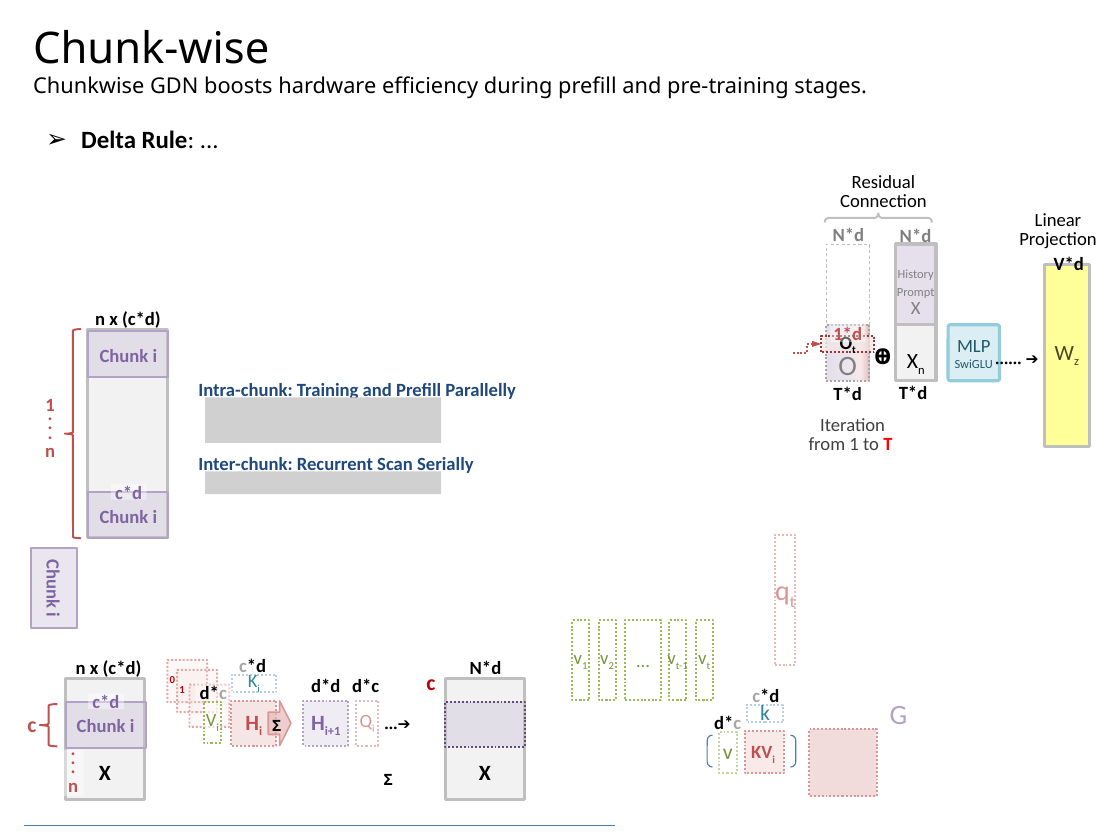
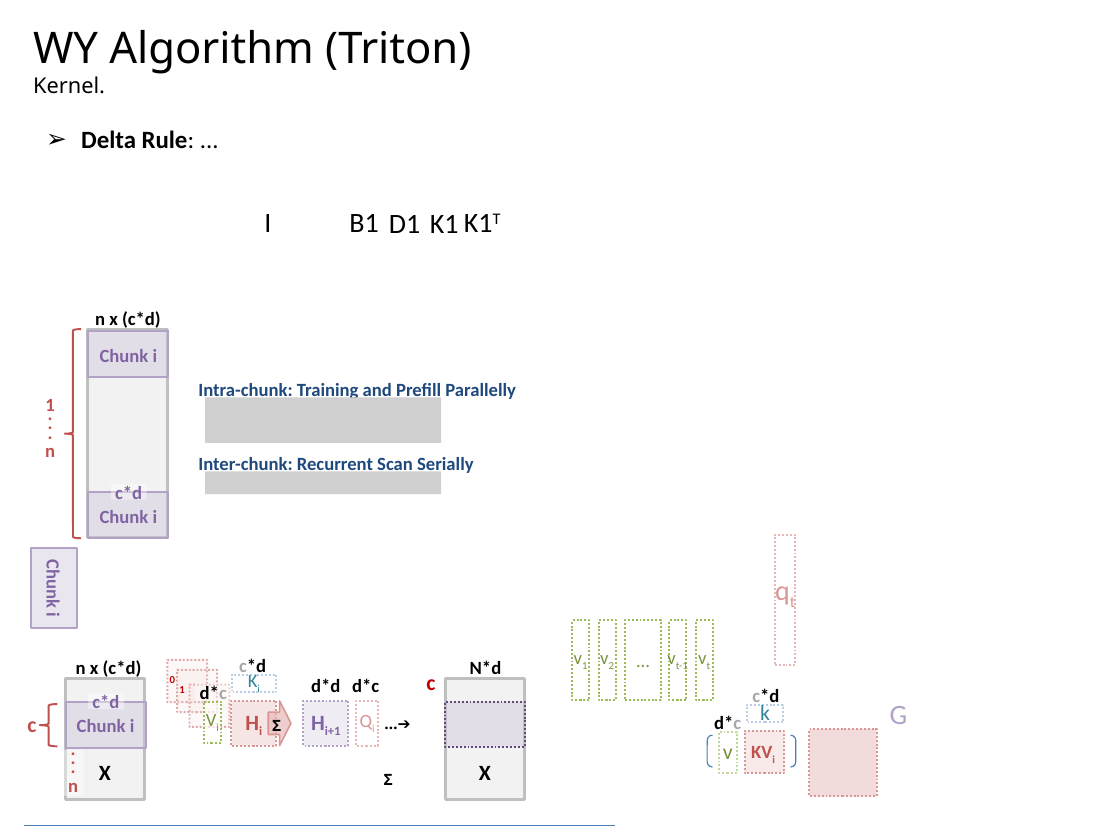
Before and after one commit to navibator/crazy-ai, a slide deck: slide 6 of temp.pptx (slide 7 before the commit). Drawn at 1120x840 pixels with LibreOffice and Linux fonts; fonts in the diff are those of the drawing; grey boxes stand for pictures. Boxes give left, top, right and bottom in pixels: in the first picture for what was removed or moved away, otherwise in the second. Text is boxed around its words. In the diff, an @@ line names an element or a change of style, - is before the commit and + after.

```diff
--- a/temp.pptx
+++ b/temp.pptx
@@ text at [33,30,471,94]: text changed; size 14 to 28 pt @@
-Chunk-wise
-Chunkwise GDN boosts hardware efficiency during prefill and pre-training stages.
+WY Algorithm (Triton)
+Kernel.
@@ rectangle removed at [844,174,923,213] @@
-Residual
-Connection
@@ text added at [452,199,515,244], 18 pt, text #000000 @@
+K1T
@@ text added at [264,214,271,232], 18 pt, text #000000 @@
+I
@@ text added at [349,214,378,232], 18 pt, text #000000 @@
+B1
@@ text added at [389,215,420,233], 18 pt, text #000000 @@
+D1
@@ text added at [430,215,459,233], 18 pt, text #000000 @@
+K1
@@ left brace removed at [824,214,932,223] @@
@@ text removed at [833,227,865,245] @@
-N*d
@@ text removed at [900,229,932,246] @@
-N*d
@@ text removed at [1019,213,1096,249] @@
-Linear
-Projection
@@ rectangle removed at [827,244,869,325] @@
@@ rectangle removed at [896,244,936,325] @@
-History
-Prompt
-X
@@ rectangle removed at [1045,264,1090,446] @@
-Wz
@@ text removed at [1054,255,1084,270] @@
-V*d
@@ rectangle removed at [827,325,869,381] @@
-O
@@ rectangle removed at [830,324,866,342] @@
-1*d
@@ rectangle removed at [896,325,936,381] @@
-Xn
@@ rounded rectangle removed at [948,325,999,381] @@
-MLP
-SwiGLU
@@ elbow arrow removed from (793, 353) to (821, 344) @@
@@ rectangle removed at [821,336,874,353] @@
-Ot
@@ text removed at [874,345,891,365] @@
-Ꚛ
@@ text removed at [992,340,1042,374] @@
-…… ➔
@@ text removed at [833,386,862,400] @@
-T*d
@@ text removed at [899,385,928,399] @@
-T*d
@@ text removed at [809,418,892,450] @@
-Iteration
-from 1 to T
```
Also in this commit, not shown: 5 other slides changed, 2 slides removed.
